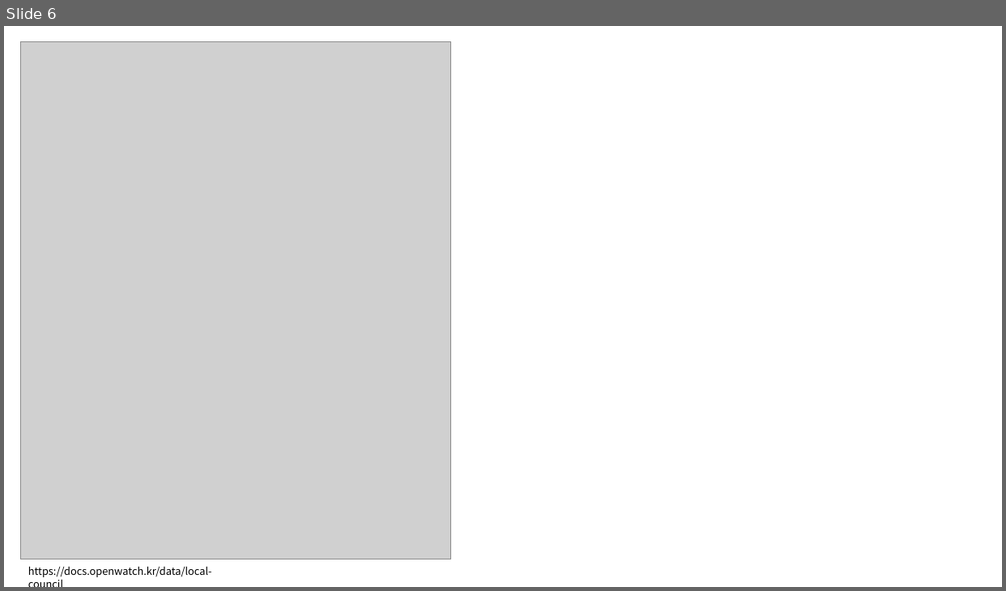
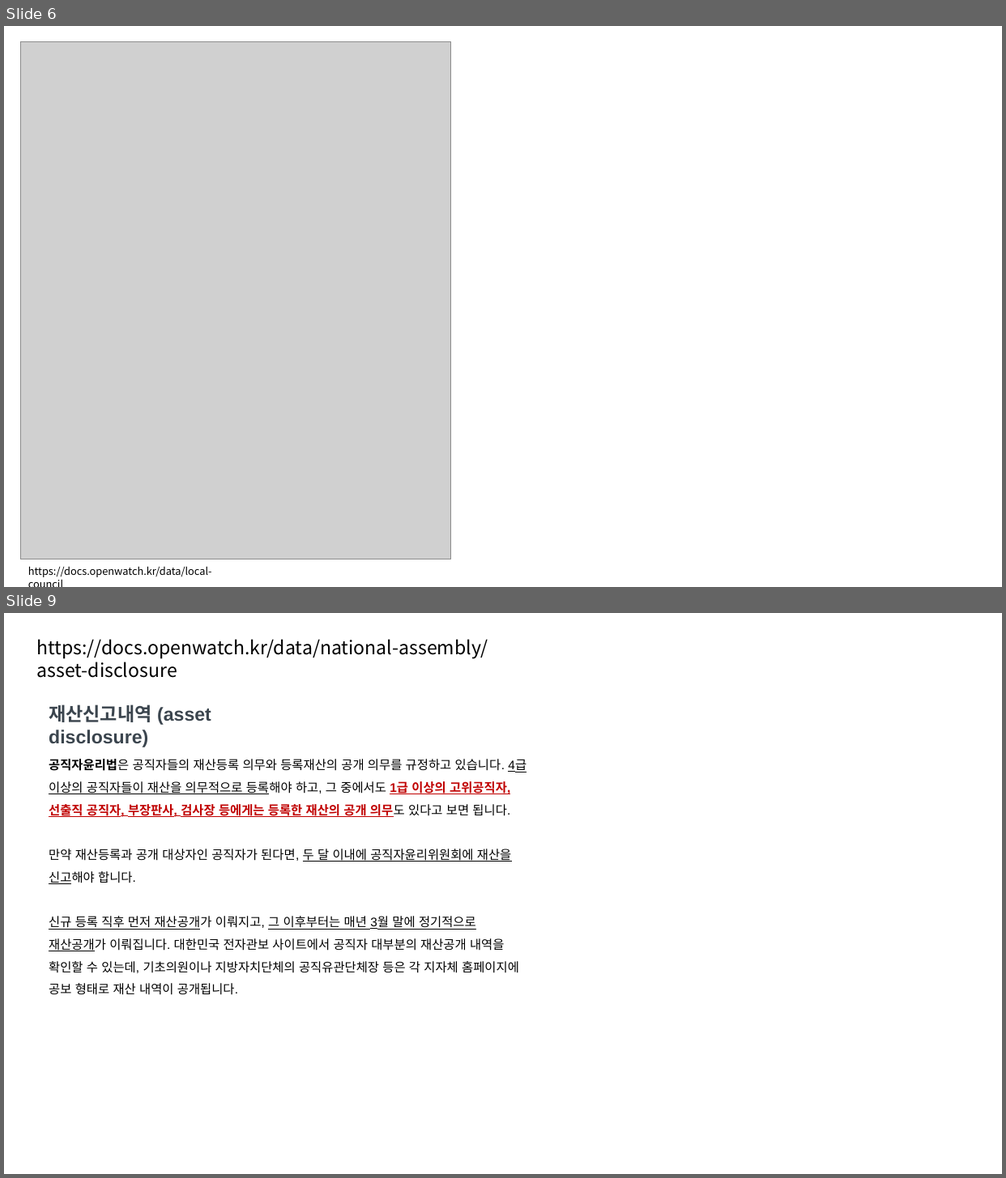
Before and after one commit to wordnbeing/sessac_visualproject, a slide deck: opwatch_visual_prj.pptx. Shown one above the other, each under a label of ours: slide 6 before the commit, slides 6 and 9 after it; the slides between them are not shown. The pictures are 1006x591 and 1006x1178 pixels, drawn with LibreOffice and Linux fonts; fonts in the diff are those of the drawing; grey boxes stand for pictures. Boxes give left, top, right and bottom in pixels: in the first picture for what was removed or moved away, otherwise in the second. Text is boxed around its words. In the diff, an @@ line names an element or a change of style, - is before the commit and + after.

```diff
--- a/opwatch_visual_prj.pptx
+++ b/opwatch_visual_prj.pptx
@@ slide 9 added at box(4, 613, 1002, 1174), background #FFFFFF @@
@@ text added at box(37, 639, 488, 678), 18 pt, text #000000 @@
+https://docs.openwatch.kr/data/national-assembly/asset-disclosure
@@ text added at box(49, 705, 211, 747), 18 pt, text #3B454E, bold @@
+재산신고내역 (asset disclosure)
@@ text added at box(49, 759, 526, 995), 12 pt, text #000000 @@
+공직자윤리법은 공직자들의 재산등록 의무와 등록재산의 공개 의무를 규정하고 있습니다. 4급 이상의 공직자들이 재산을 의무적으로 등록해야 하고, 그 중에서도 1급 이상의 고위공직자, 선출직 공직자, 부장판사, 검사장 등에게는 등록한 재산의 공개 의무도 있다고 보면 됩니다.
+만약 재산등록과 공개 대상자인 공직자가 된다면, 두 달 이내에 공직자윤리위원회에 재산을 신고해야 합니다.
+신규 등록 직후 먼저 재산공개가 이뤄지고, 그 이후부터는 매년 3월 말에 정기적으로 재산공개가 이뤄집니다. 대한민국 전자관보 사이트에서 공직자 대부분의 재산공개 내역을 확인할 수 있는데, 기초의원이나 지방자치단체의 공직유관단체장 등은 각 지자체 홈페이지에 공보 형태로 재산 내역이 공개됩니다.
```
Also in this commit, not shown: 9 other slides added, 3 other files.
